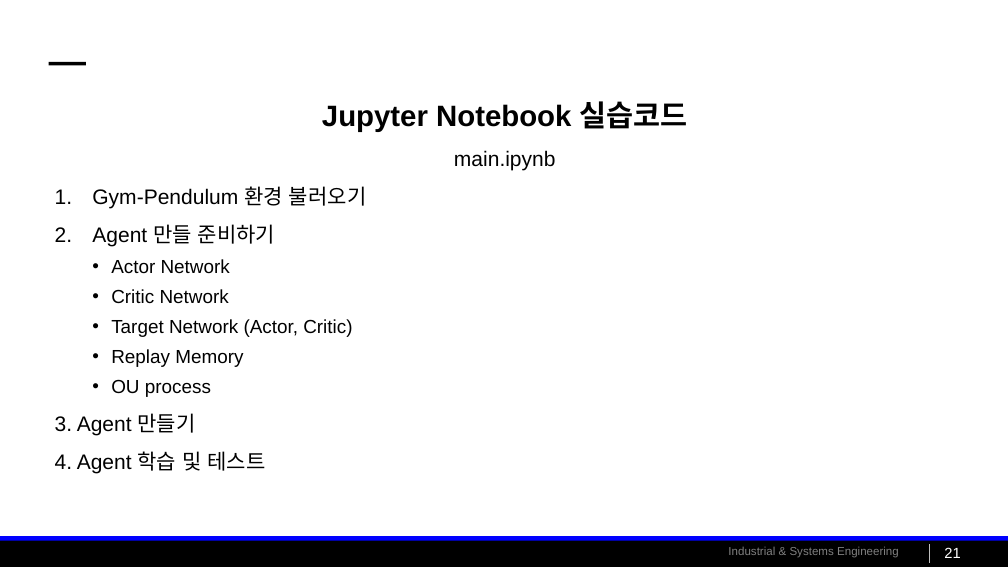
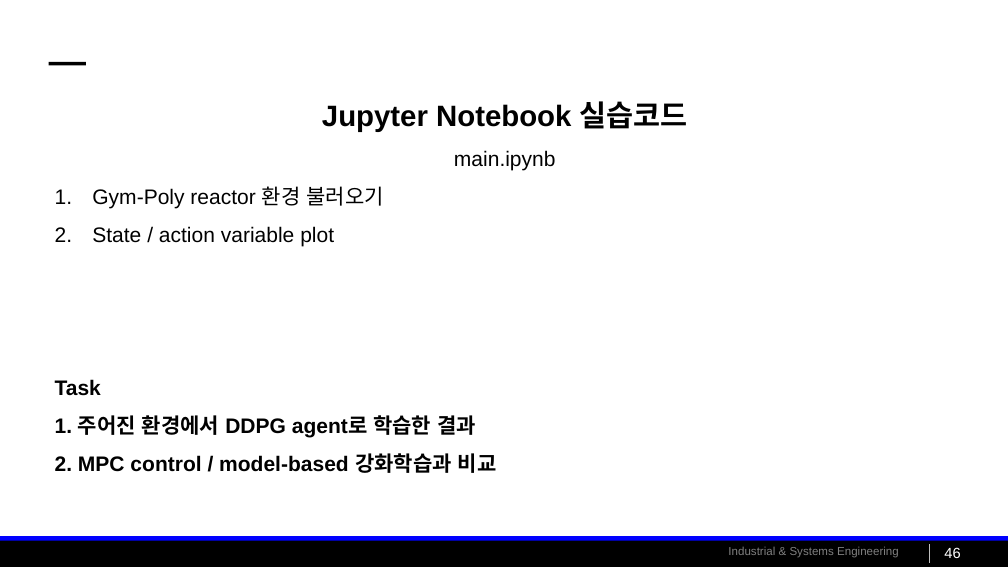
Before and after one commit to cu-rie/gym-poly-reactor-rl, a slide deck: slide 46 of tutorial/Project3_review.pptx (slide 21 before the commit). Drawn at 1008x567 pixels with LibreOffice and Linux fonts; fonts in the diff are those of the drawing; background and template pictures are left out. Boxes give left, top, right and bottom in pixels: in the first picture for what was removed or moved away, otherwise in the second. Text is boxed around its words. In the diff, an @@ line names an element or a change of style, - is before the commit and + after.

```diff
--- a/tutorial/Project3_review.pptx
+++ b/tutorial/Project3_review.pptx
@@ text at bbox=[55, 186, 497, 473]: text changed; size 18 to 20 pt; bold on @@
-1. Gym-Pendulum 환경 불러오기
-2. Agent 만들 준비하기
-  • Actor Network
-  • Critic Network
-  • Target Network (Actor, Critic)
-  • Replay Memory
-  • OU process
-3. Agent 만들기
-4. Agent 학습 및 테스트
+1. Gym-Poly reactor 환경 불러오기
+2. State / action variable plot
+Task
+1. 주어진 환경에서 DDPG agent로 학습한 결과
+2. MPC control / model-based 강화학습과 비교
@@ page number at bbox=[944, 547, 960, 558]: text changed @@
-21
+46
```
Also in this commit, not shown: 3 other slides changed, 25 slides added, 2 other files.
